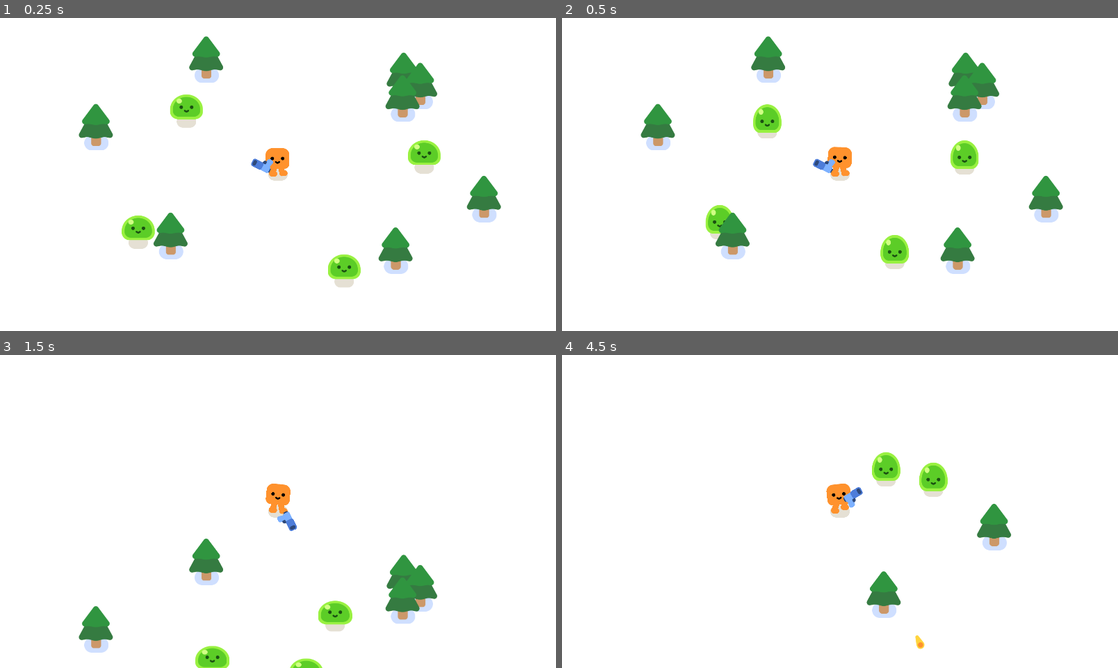
Above: before the commit, frames 1-4 (two rows, left to right).
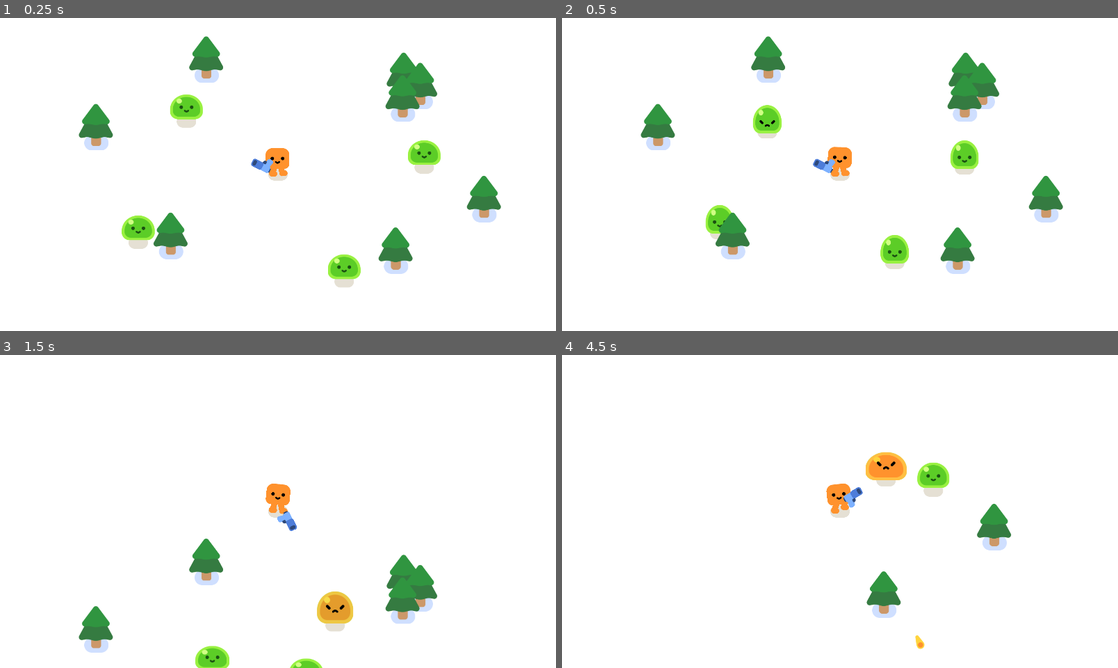
Above: after the commit, the same moments.

Repository: autrera/tutorial-survivors
Game: Godot game, scene res://survivors_game.tscn
Two runs of this game, one before a commit and one after it. Both use one fixed random seed, a clock stepped at 60 frames per second and the inputs below.
Inputs:
- Up to frame 1 (0.25 s): no input
- Up to frame 2 (0.5 s): no input
- Up to frame 3 (1.5 s): hold W (move_up) from 0.53 s (still down)
- Up to frame 4 (4.5 s): release W (move_up) at 2.03 s; hold A (move_left) 2.03-3.53 s; hold S (move_down) 3.53-4.28 s; hold D (move_right) from 4.28 s (still down)

Frame 1 is identical in both runs. In frame 2, less than 0.1% of the frame differs, in the area x 34-40%, y 27-37%; in frame 3, 0.6%; in frame 4, 0.8%, in the area x 54-70%, y 30-44%.

Commit message:
Add hurt animation to the mob when taking damage

Diff:
--- a/mob.gd
+++ b/mob.gd
@@ -16,6 +16,7 @@
 
 func take_damage():
 	health -= 1
+	%Slime.play_hurt()
 
 	if health == 0:
 		queue_free()
